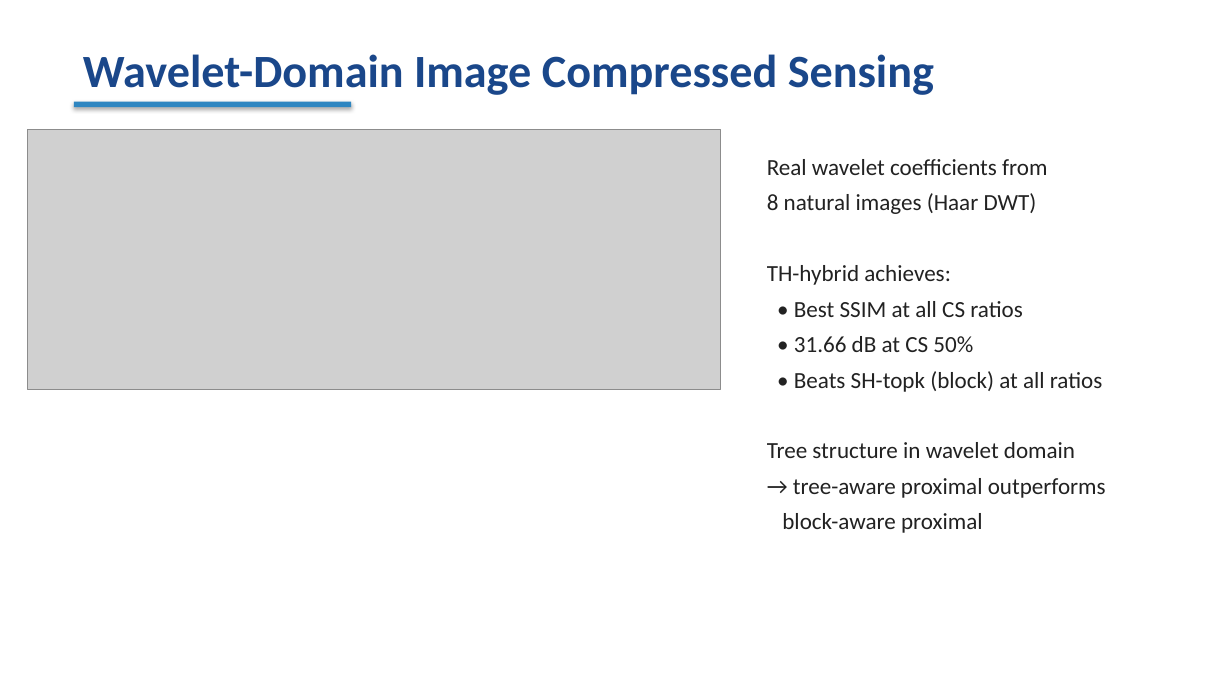
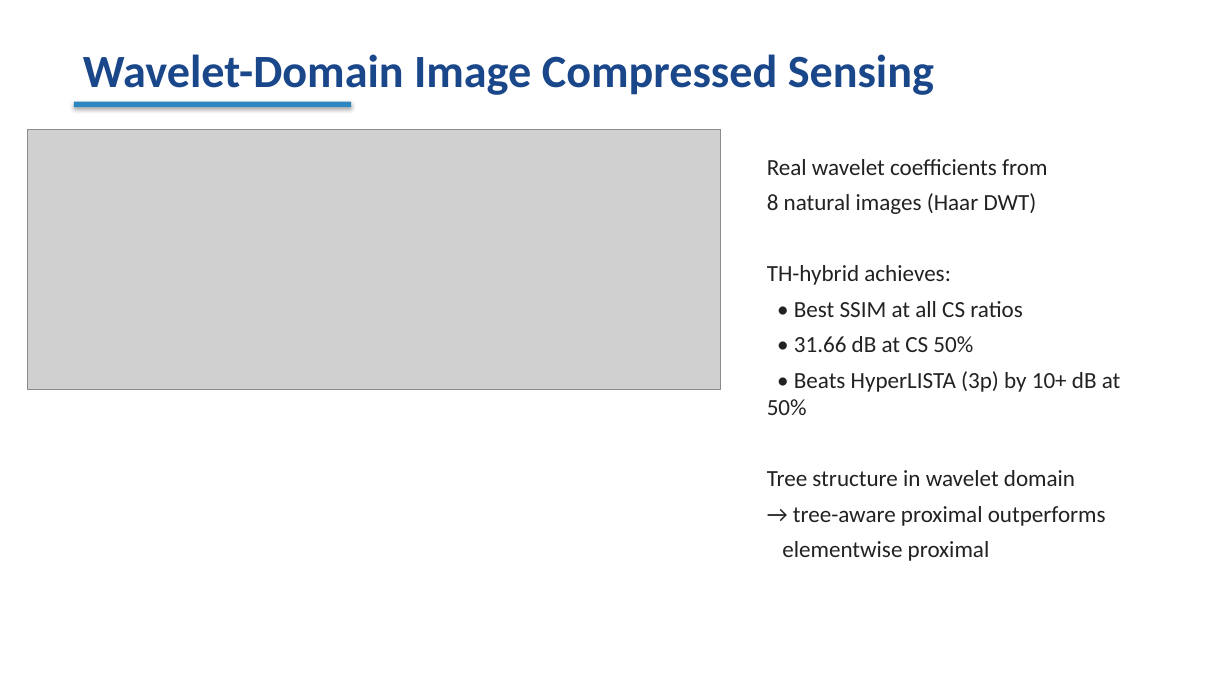
Before and after one commit to ALPHAGOD12/tree-hyperlista, a slide deck: slide 10 of paper/tree_hyperlista_slides.pptx. Drawn at 1232x693 pixels with LibreOffice and Linux fonts; fonts in the diff are those of the drawing; grey boxes stand for pictures. Boxes give left, top, right and bottom in pixels: in the first picture for what was removed or moved away, otherwise in the second. Text is boxed around its words. In the diff, an @@ line names an element or a change of style, - is before the commit and + after.

```diff
--- a/paper/tree_hyperlista_slides.pptx
+++ b/paper/tree_hyperlista_slides.pptx
@@ text at bbox=[767, 371, 1121, 415]: text changed @@
-• Beats SH-topk (block) at all ratios
+• Beats HyperLISTA (3p) by 10+ dB at 50%
@@ text at bbox=[782, 541, 990, 561]: text changed @@
-block-aware proximal
+elementwise proximal
```
Also in this commit, not shown: 1 other slide changed, 3 other files.
